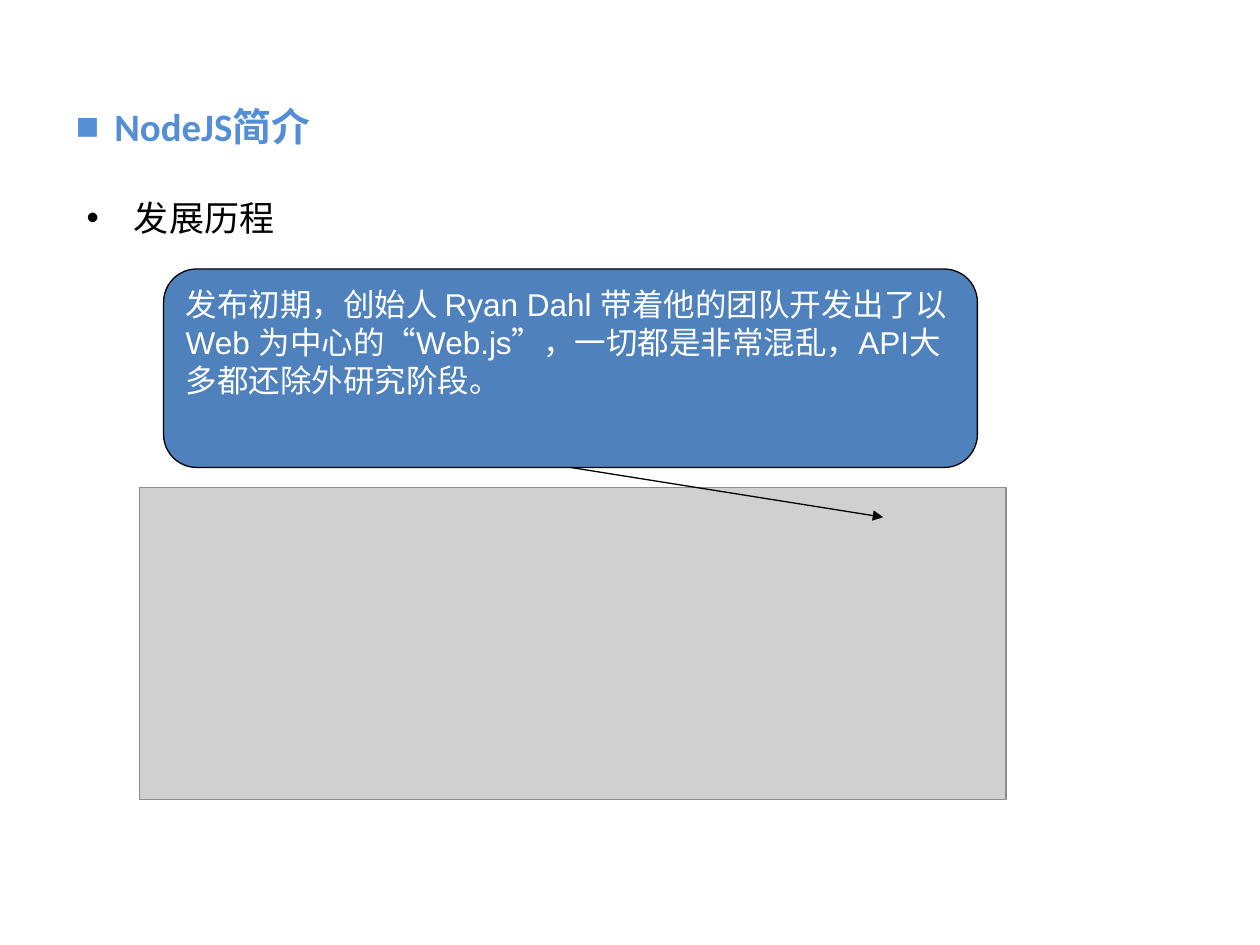
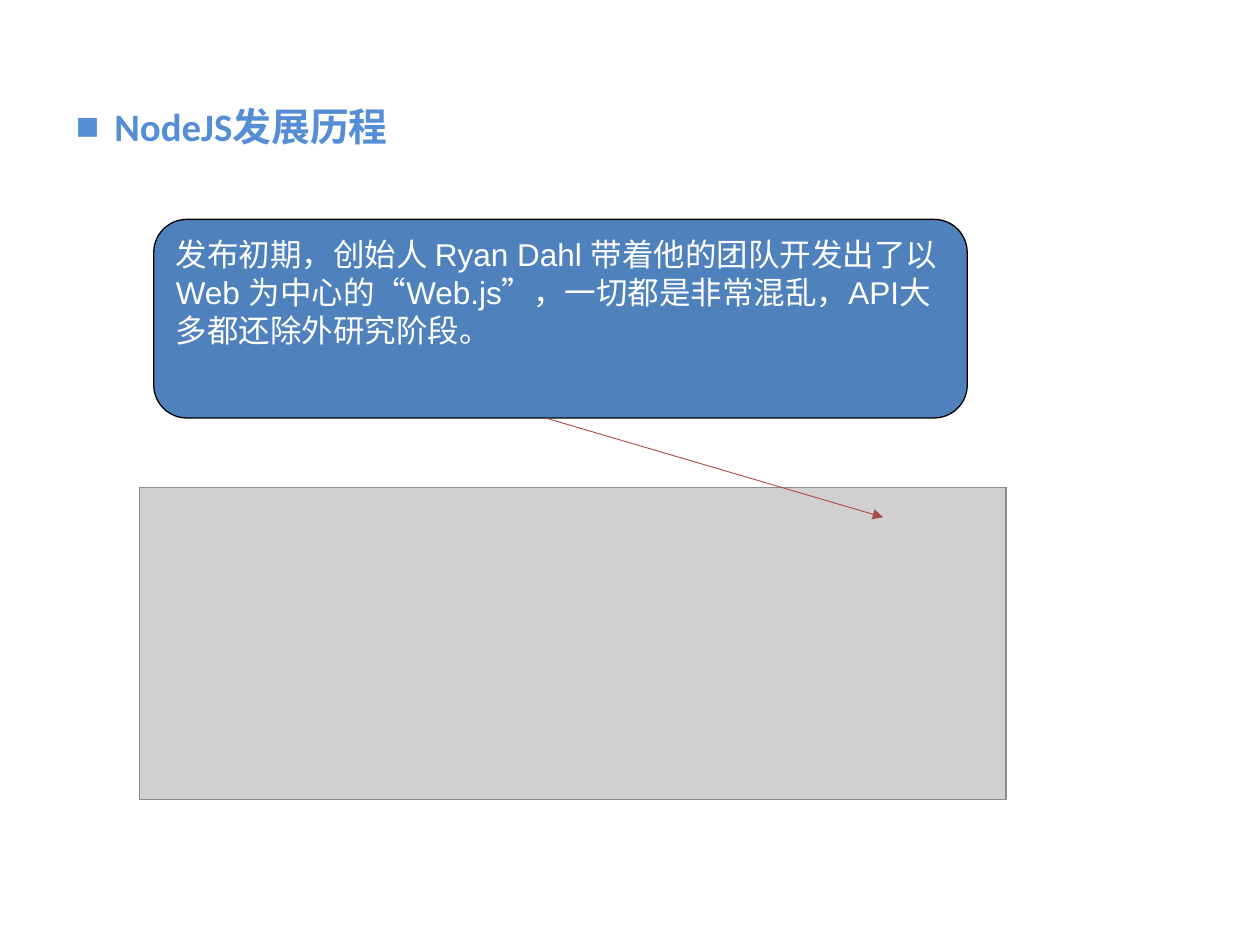
Before and after one commit to vaik/Documents, a slide deck: slide 5 of 我的分享/NodeJS基础概念理解.ppt. Drawn at 1260x945 pixels with LibreOffice and Linux fonts; fonts in the diff are those of the drawing; grey boxes stand for pictures; background and template pictures are left out. Boxes give left, top, right and bottom in pixels: in the first picture for what was removed or moved away, otherwise in the second. Text is boxed around its words. In the diff, an @@ line names an element or a change of style, - is before the commit and + after.

```diff
--- a/我的分享/NodeJS基础概念理解.ppt
+++ b/我的分享/NodeJS基础概念理解.ppt
@@ text at bbox=[114, 108, 387, 145]: text changed @@
-■ NodeJS简介
+■ NodeJS发展历程
@@ text removed at bbox=[134, 201, 274, 234] @@
-• 发展历程
@@ rounded rectangle "发布初期，创始人 Ryan Dahl 带着他的团队开发出了以 Web ...": place and size @@
-rounded rectangle "发布初期，创始人 Ryan Dahl 带着他的团队开发出了以 Web ..." at bbox=[164, 270, 978, 467]
+rounded rectangle "发布初期，创始人 Ryan Dahl 带着他的团队开发出了以 Web ..." at bbox=[154, 219, 968, 418]
@@ arrow moved from (571, 467) - (883, 517) to (546, 418) - (883, 518) @@
@@ arrow (546, 418) - (883, 518): stroke #000000 0.74 pt to #AE4845 0.51 pt @@
```
Also in this commit, not shown: 9 other slides changed, 1 slide added, 1 slide removed.
